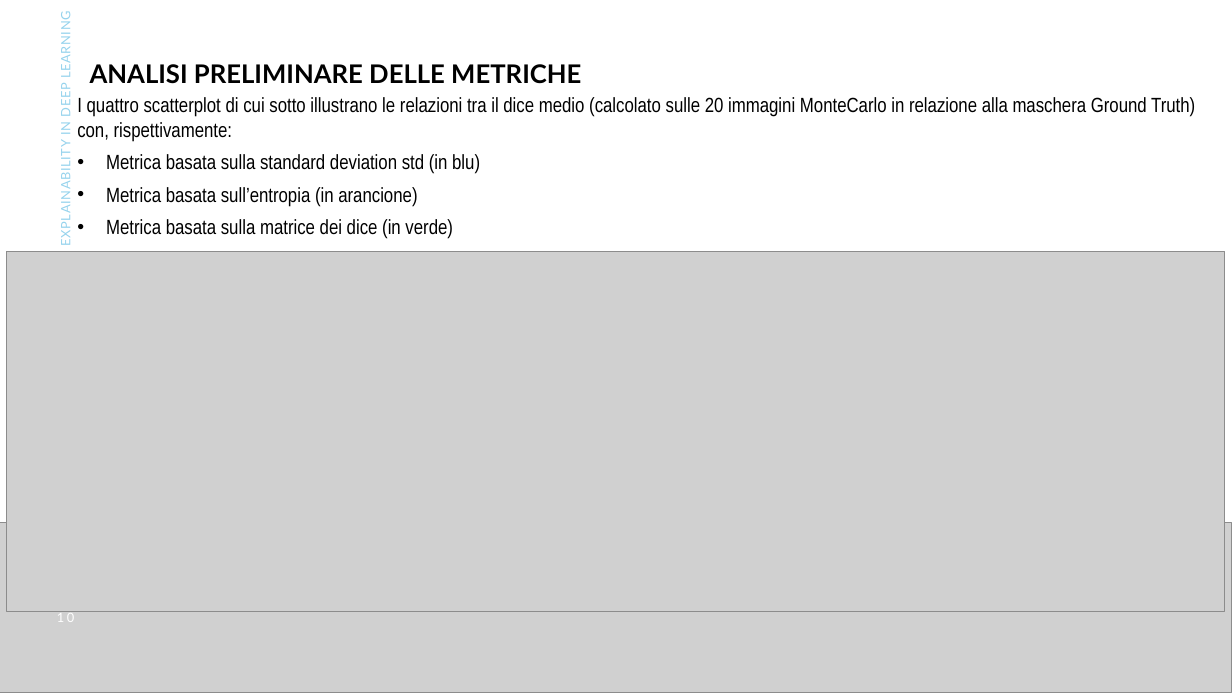
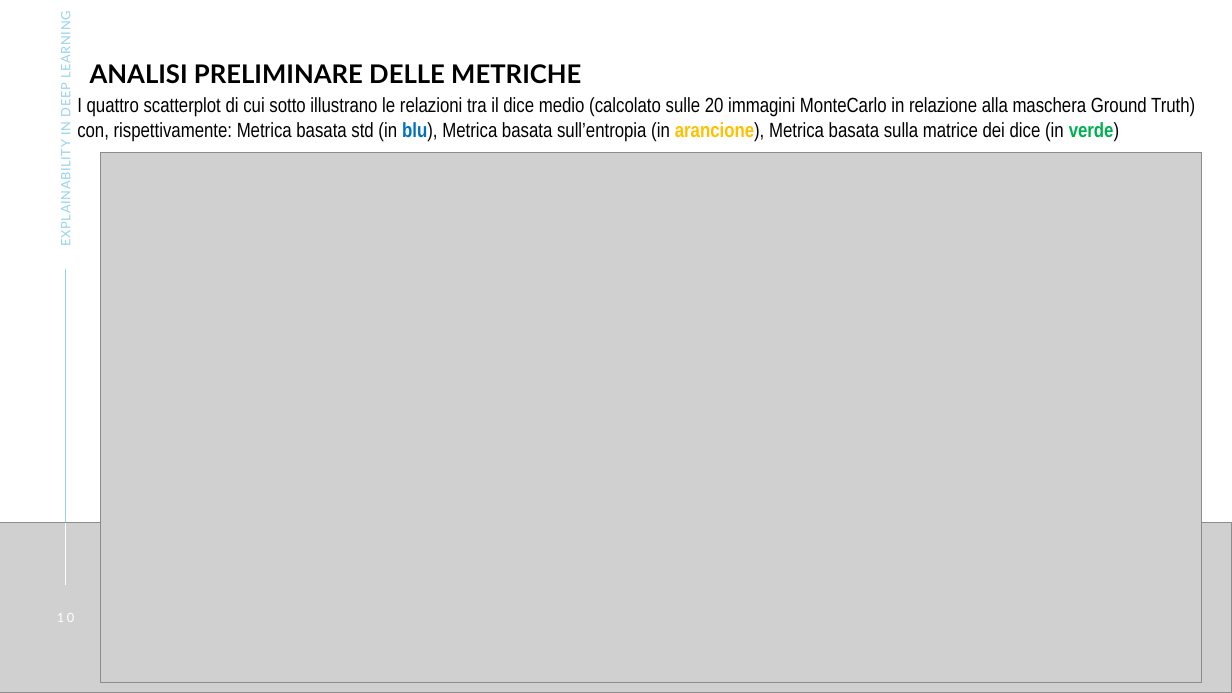
Before and after one commit to wjbax/tesi, a slide deck: slide 10 of Presentations/Bassolino_Report_Marzo2024_v2.pptx. Drawn at 1232x693 pixels with LibreOffice and Linux fonts; fonts in the diff are those of the drawing; grey boxes stand for pictures. Boxes give left, top, right and bottom in pixels: in the first picture for what was removed or moved away, otherwise in the second. Text is boxed around its words. In the diff, an @@ line names an element or a change of style, - is before the commit and + after.

```diff
--- a/Presentations/Bassolino_Report_Marzo2024_v2.pptx
+++ b/Presentations/Bassolino_Report_Marzo2024_v2.pptx
@@ text at [77,97,1195,142]: text changed @@
-I quattro scatterplot di cui sotto illustrano le relazioni tra il dice medio (calcolato sulle 20 immagini MonteCarlo in relazione alla maschera Ground Truth) con, rispettivamente:
-• Metrica basata sulla standard deviation std (in blu)
-• Metrica basata sull’entropia (in arancione)
-• Metrica basata sulla matrice dei dice (in verde)
+I quattro scatterplot di cui sotto illustrano le relazioni tra il dice medio (calcolato sulle 20 immagini MonteCarlo in relazione alla maschera Ground Truth) con, rispettivamente: Metrica basata std (in blu), Metrica basata sull’entropia (in arancione), Metrica basata sulla matrice dei dice (in verde)
@@ picture: place and size @@
-picture at [6,251,1226,612]
+picture at [101,152,1202,683]
@@ line added from (66, 270) to (66, 585), #96D3ED 1 pt @@
@@ line added from (66, 523) to (66, 585), #FFFFFF 1 pt @@
```
Also in this commit, not shown: 5 other slides changed, 1 other file.
